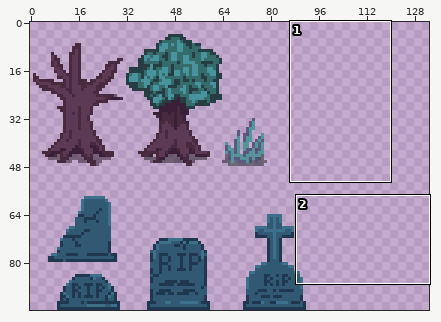
File history of a sprite sheet, Assets/Sprites/Dead_terrain_objects.png. Above: a wide view before the commit, with the close-up outlined.
Close-up. As it was:
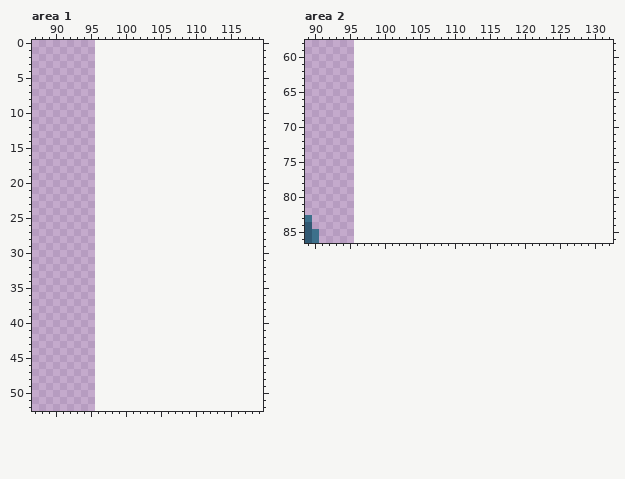
The file is 96x96 pixels. Colours within 5 levels of each other are drawn and written as one. Shown: area 1: x 87..119, y 0..52; area 2: x 89..132, y 58..86. The old version is drawn lined up with the new one, on the new canvas. The wide view leaves out empty margins.
And afterwards:
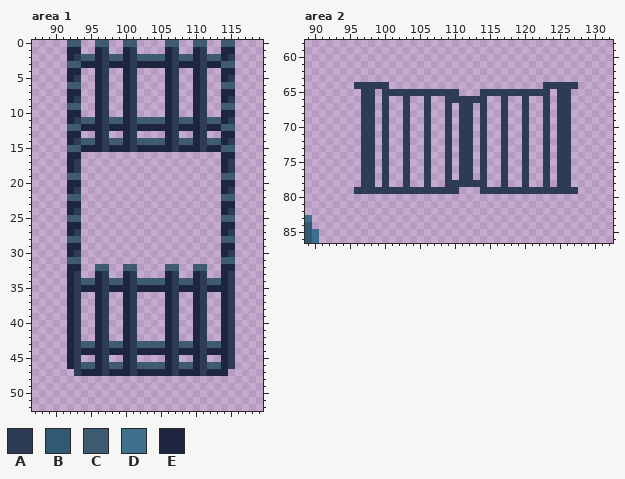
Palette (. is transparent): A #2e3b55  B #315973  C #3f5b70  D #3d708b  E #1e263f
Changes in this commit:
canvas 96x96 -> 136x96
Changed rows in their new state; - is an unchanged pixel.
Area 1:
first column x 92:
 0 CC--CC--CC----CC--CC--CC
 1 EE--EA--EA----EA--EA--EE
 2 EACCEACCEACCCCEACCEACCEA
 3 CCEEEAEEEAEEEEEAEEEAEECC
 4 EE--EA--EA----EA--EA--EE
 5 EA--EA--EA----EA--EA--EA
 6 CC--EA--EA----EA--EA--CC
 7 EE--EA--EA----EA--EA--EE
 8 EA--EA--EA----EA--EA--EA
 9 CC--EA--EA----EA--EA--CC
10 EE--EA--EA----EA--EA--EE
11 EACCEACCEACCCCEACCEACCEA
12 CCEEEAEEEAEEEEEAEEEAEECC
13 EE--EA--EA----EA--EA--EE
14 EACCEACCEACCCCEACCEACCEA
15 CCEEEAEEEAEEEEEAEEEAEECC
16 EE--------------------EE
17 EA--------------------EA
18 EA--------------------EA
19 CC--------------------CC
20 EE--------------------EE
21 EA--------------------EA
22 CC--------------------CC
23 EE--------------------EE
24 EA--------------------EA
25 CC--------------------CC
26 EE--------------------EE
27 EA--------------------EA
28 CC--------------------CC
29 EE--------------------EE
30 EA--------------------EA
31 CC--------------------CC
32 EE--CC--CC----CC--CC--EE
33 EA--EA--EA----EA--EA--EA
34 EACCEACCEACCCCEACCEACCEA
35 EAEEEAEEEAEEEEEAEEEAEEEA
36 EA--EA--EA----EA--EA--EA
37 EA--EA--EA----EA--EA--EA
38 EA--EA--EA----EA--EA--EA
39 EA--EA--EA----EA--EA--EA
40 EA--EA--EA----EA--EA--EA
41 EA--EA--EA----EA--EA--EA
42 EA--EA--EA----EA--EA--EA
43 EACCEACCEACCCCEACCEACCEA
44 EAEEEAEEEAEEEEEAEEEAEEEA
45 EA--EA--EA----EA--EA--EA
46 EACCEACCEACCCCEACCEACCEA
47 -AEEEAEEEAEEEEEAEEEAEEE-
Area 2:
first column x 96:
64 AAAAA----------------------AAAAA
65 -AA-AAAAAAAAAAA---AAAAAAAAAA-AA-
66 -AA-A--A--A--AAAAAA--A--A--A-AA-
67 -AA-A--A--A--A-AA-A--A--A--A-AA-
68 -AA-A--A--A--A-AA-A--A--A--A-AA-
69 -AA-A--A--A--A-AA-A--A--A--A-AA-
70 -AA-A--A--A--A-AA-A--A--A--A-AA-
71 -AA-A--A--A--A-AA-A--A--A--A-AA-
72 -AA-A--A--A--A-AA-A--A--A--A-AA-
73 -AA-A--A--A--A-AA-A--A--A--A-AA-
74 -AA-A--A--A--A-AA-A--A--A--A-AA-
75 -AA-A--A--A--A-AA-A--A--A--A-AA-
76 -AA-A--A--A--A-AA-A--A--A--A-AA-
77 -AA-A--A--A--A-AA-A--A--A--A-AA-
78 -AA-A--A--A--AAAAAA--A--A--A-AA-
79 AAAAAAAAAAAAAAA---AAAAAAAAAAAAAA
